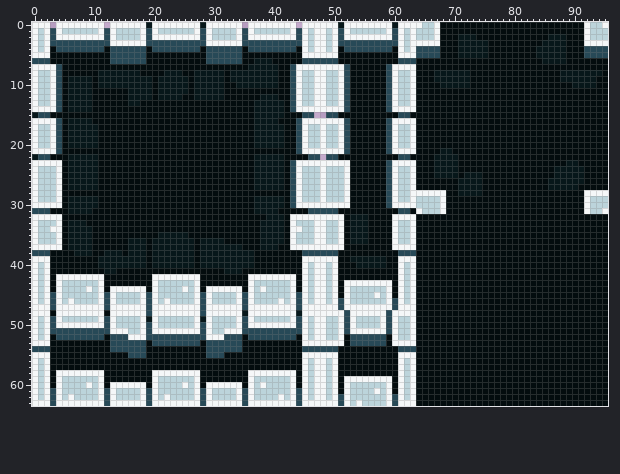
Two states of a sprite sheet, assets/art/roof/roof-stone.png. The picture above is the old version.
The file is 96x64 pixels. Colours within 5 levels of each other are drawn and written as one.
The same view after the edit:
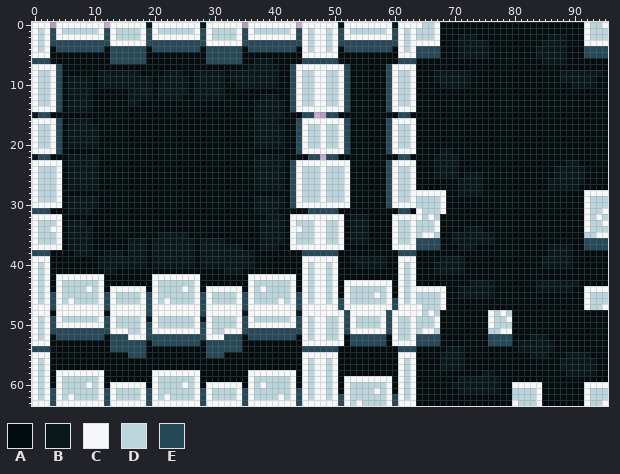
Palette (. is transparent): A #030c0e  B #07171a  C #f5f7f8  D #bcd4db  E #274957
From old to new:
{"y":32,"x":64,"old":"AAAA","new":"CDCD"}
{"y":32,"x":92,"old":"AAAA","new":"CDCD"}
{"y":33,"x":64,"old":"AAAA","new":"DDDC"}
{"y":33,"x":92,"old":"AAAA","new":"CDDC"}
{"y":34,"x":64,"old":"AAAA","new":"DDDC"}
{"y":34,"x":72,"old":"AAA","new":"BBB"}
{"y":34,"x":92,"old":"AAAA","new":"CDDD"}
{"y":35,"x":64,"old":"AAAA","new":"DCCD"}
{"y":35,"x":70,"old":"AAAAAAA","new":"BBBBBBB"}
{"y":35,"x":92,"old":"AAAA","new":"DDCC"}
{"y":36,"x":64,"old":"AAAA","new":"EEEE"}
{"y":36,"x":70,"old":"AAAAAAA","new":"BBBBBBB"}
{"y":36,"x":92,"old":"AAAA","new":"EEEE"}
{"y":37,"x":64,"old":"AAAA","new":"EEEE"}
{"y":37,"x":71,"old":"AAA","new":"BBB"}
{"y":37,"x":86,"old":"AAAA","new":"BBBB"}
{"y":37,"x":92,"old":"AAAA","new":"EEEE"}
{"y":38,"x":86,"old":"AAAA","new":"BBBB"}
{"y":39,"x":68,"old":"AAAA","new":"BBBB"}
{"y":39,"x":85,"old":"AAAAA","new":"BBBBB"}
{"y":40,"x":67,"old":"AAAAA","new":"BBBBB"}
{"y":40,"x":85,"old":"AAAAA","new":"BBBBB"}
{"y":41,"x":67,"old":"AAAAA","new":"BBBBB"}
{"y":43,"x":73,"old":"AAAA","new":"BBBB"}
{"y":43,"x":84,"old":"AAAAAAA","new":"BBBBBBB"}
{"y":44,"x":64,"old":"AAAAA","new":"CCCCC"}
{"y":44,"x":71,"old":"AAAAAA","new":"BBBBBB"}
{"y":44,"x":84,"old":"AAAAAA","new":"BBBBBB"}
{"y":44,"x":92,"old":"AAAA","new":"CCCC"}
{"y":45,"x":64,"old":"AAAAA","new":"DDDDC"}
{"y":45,"x":71,"old":"AAAAAA","new":"BBBBBB"}
{"y":45,"x":92,"old":"AAAA","new":"CDDD"}
{"y":46,"x":64,"old":"AAAAA","new":"DDDDC"}
{"y":46,"x":92,"old":"AAAA","new":"CDDD"}
{"y":47,"x":64,"old":"AAAAA","new":"CDDDC"}
{"y":47,"x":92,"old":"AAAA","new":"CDDC"}
{"y":48,"x":64,"old":"AAAA","new":"CDCD"}
{"y":48,"x":76,"old":"AAAA","new":"CDCD"}
{"y":49,"x":64,"old":"AAAA","new":"DDDC"}
{"y":49,"x":76,"old":"AAAA","new":"CDDC"}
{"y":50,"x":64,"old":"AAAA","new":"DDDC"}
{"y":50,"x":76,"old":"AAAA","new":"CDDD"}
{"y":51,"x":64,"old":"AAAA","new":"DCCD"}
{"y":51,"x":76,"old":"AAAA","new":"DDCC"}
{"y":52,"x":64,"old":"AAAA","new":"EEEE"}
{"y":52,"x":76,"old":"AAAA","new":"EEEE"}
{"y":52,"x":83,"old":"AAA","new":"BBB"}
{"y":53,"x":64,"old":"AAAA","new":"EEEE"}
{"y":53,"x":76,"old":"AAAA","new":"EEEE"}
{"y":53,"x":81,"old":"AAAAAA","new":"BBBBBB"}
{"y":54,"x":69,"old":"AAA","new":"BBB"}
{"y":54,"x":81,"old":"AAAAAA","new":"BBBBBB"}
{"y":55,"x":68,"old":"AAAA","new":"BBBB"}
{"y":55,"x":83,"old":"AAA","new":"BBB"}
{"y":55,"x":89,"old":"AAAA","new":"BBBB"}
{"y":56,"x":68,"old":"AAAA","new":"BBBB"}
{"y":56,"x":88,"old":"AAAAAA","new":"BBBBBB"}
{"y":57,"x":68,"old":"AAAA","new":"BBBB"}
{"y":57,"x":88,"old":"AAAAAA","new":"BBBBBB"}
{"y":58,"x":75,"old":"AA","new":"BB"}
{"y":58,"x":89,"old":"AAAAA","new":"BBBBB"}
{"y":59,"x":71,"old":"AAAAAAA","new":"BBBBBBB"}
{"y":60,"x":70,"old":"AAAAAAAA","new":"BBBBBBBB"}
{"y":60,"x":80,"old":"AAAAA","new":"CCCCC"}
{"y":60,"x":92,"old":"AAAA","new":"CCCC"}
{"y":61,"x":71,"old":"AAAAAAA","new":"BBBBBBB"}
{"y":61,"x":80,"old":"AAAAA","new":"DDDDC"}
{"y":61,"x":92,"old":"AAAA","new":"CDDD"}
{"y":62,"x":80,"old":"AAAAA","new":"DDDDC"}
{"y":62,"x":92,"old":"AAAA","new":"CDDD"}
{"y":63,"x":80,"old":"AAAAA","new":"CDDDC"}
{"y":63,"x":92,"old":"AAAA","new":"CDDC"}
{"label":"changed","picture_box":[416,214,608,406]}
